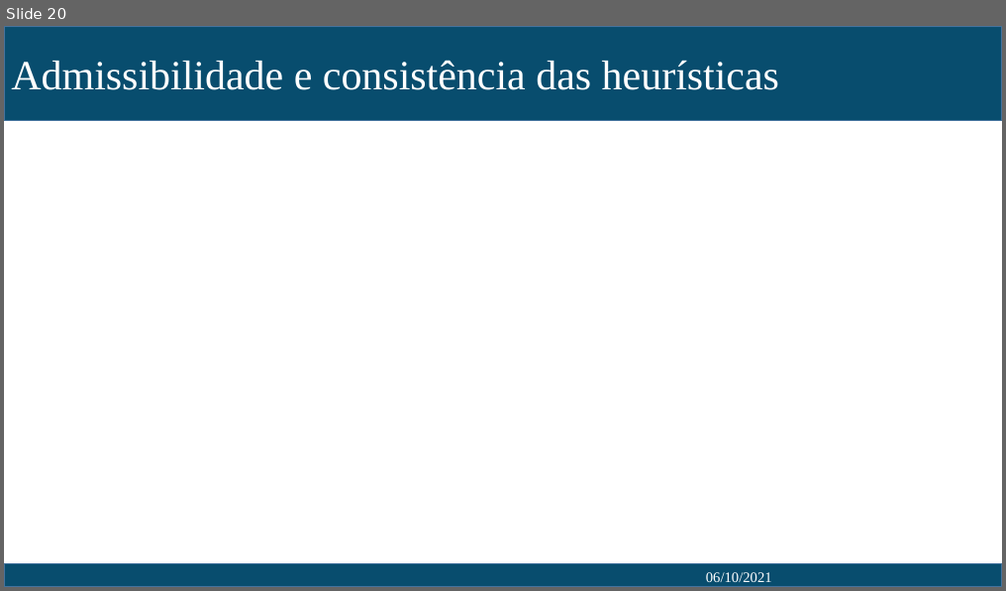
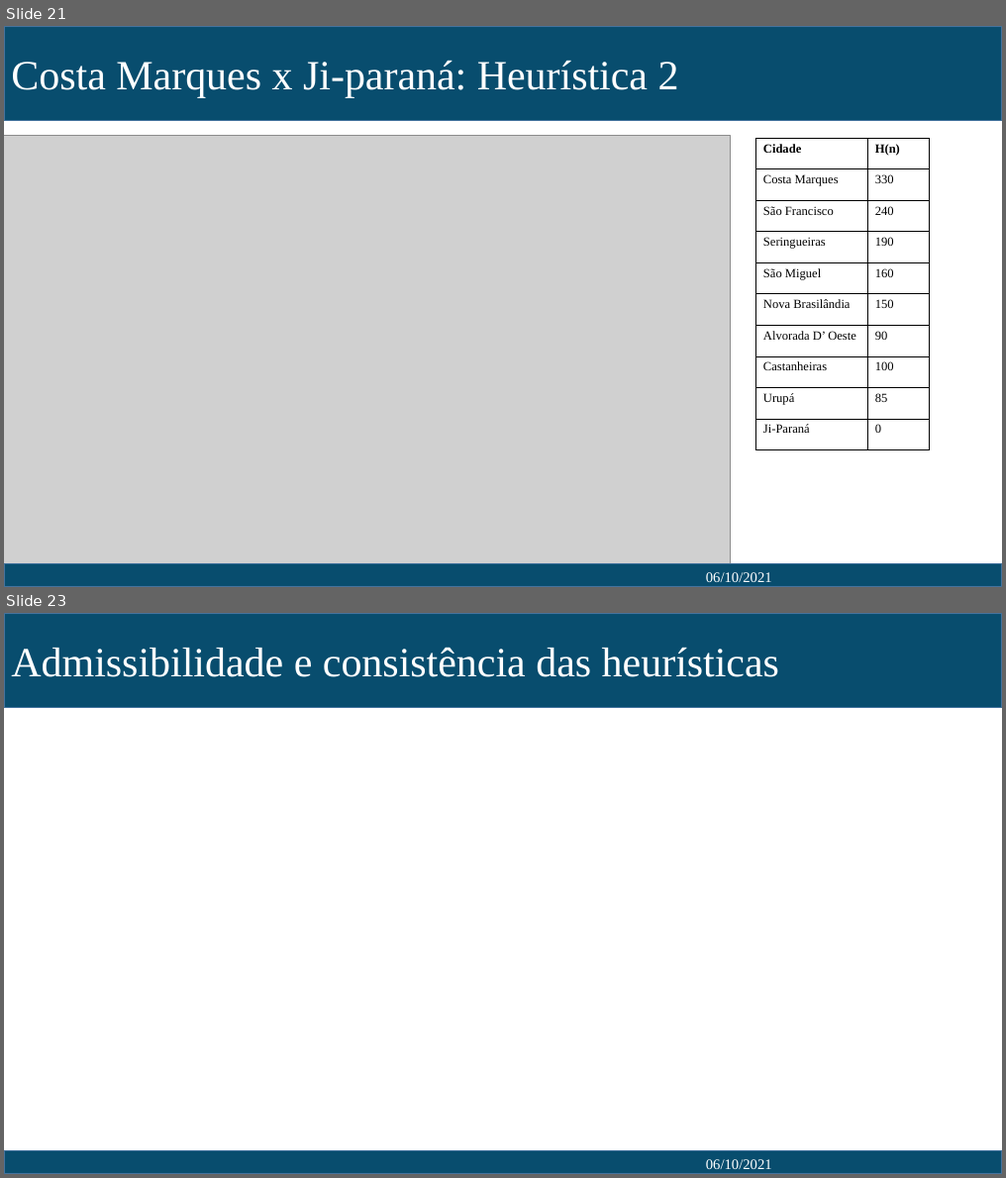
Before and after one commit to Elias-abreu/trabalho_A_star, a slide deck: Apresentação.pptx. Shown one above the other, each under a label of ours: slide 20 before the commit, slides 21 and 23 after it; the slides between them are not shown. The pictures are 1006x591 and 1006x1178 pixels, drawn with LibreOffice and Linux fonts; fonts in the diff are those of the drawing; grey boxes stand for pictures. Boxes give left, top, right and bottom in pixels: in the first picture for what was removed or moved away, otherwise in the second. Text is boxed around its words. In the diff, an @@ line names an element or a change of style, - is before the commit and + after.

```diff
--- a/Apresentação.pptx
+++ b/Apresentação.pptx
@@ slide 21 added at (4, 26, 1002, 587), background #FFFFFF @@
@@ rectangle added at (4, 26, 1002, 121), fill #084D6E, outline #43739E 1 pt, 40 pt, text #FFFFFF @@
+Costa Marques x Ji-paraná: Heurística 2
@@ picture added at (4, 135, 731, 577) @@
@@ table added at (755, 138, 930, 451), 10 rows, 2 columns @@
+Cidade | H(n)
+Costa Marques | 330
+São Francisco | 240
+Seringueiras | 190
+São Miguel | 160
+Nova Brasilândia | 150
+Alvorada D’ Oeste | 90
+Castanheiras | 100
+Urupá | 85
+Ji-Paraná | 0
@@ rectangle added at (4, 565, 1002, 587), fill #084D6E, outline #43739E 1 pt @@
@@ text added at (706, 572, 772, 582), 14 pt, text #FFFFFF @@
+06/10/2021
@@ what was slide 20 is now slide 23 @@
```
Also in this commit, not shown: 12 slides changed, 2 other slides added, 1 other file.
